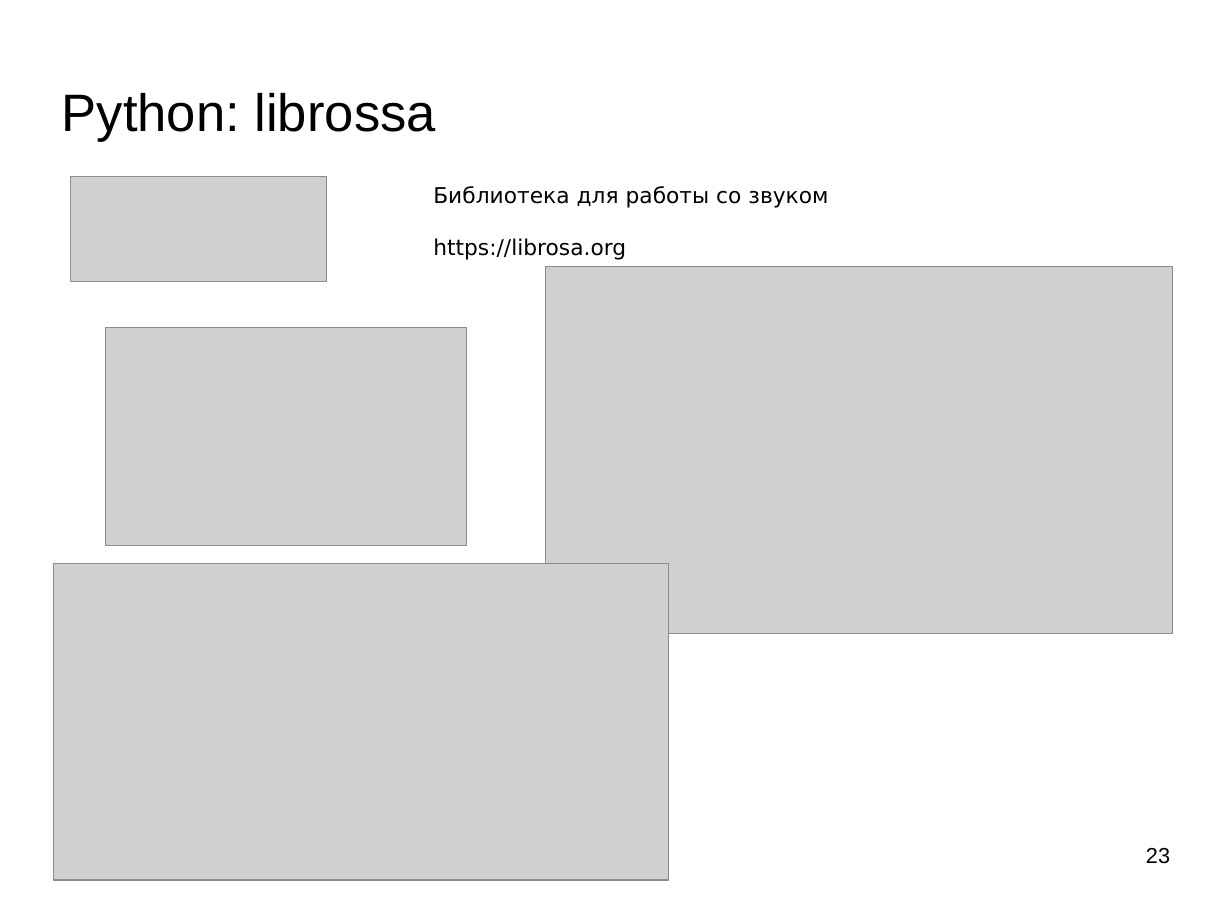
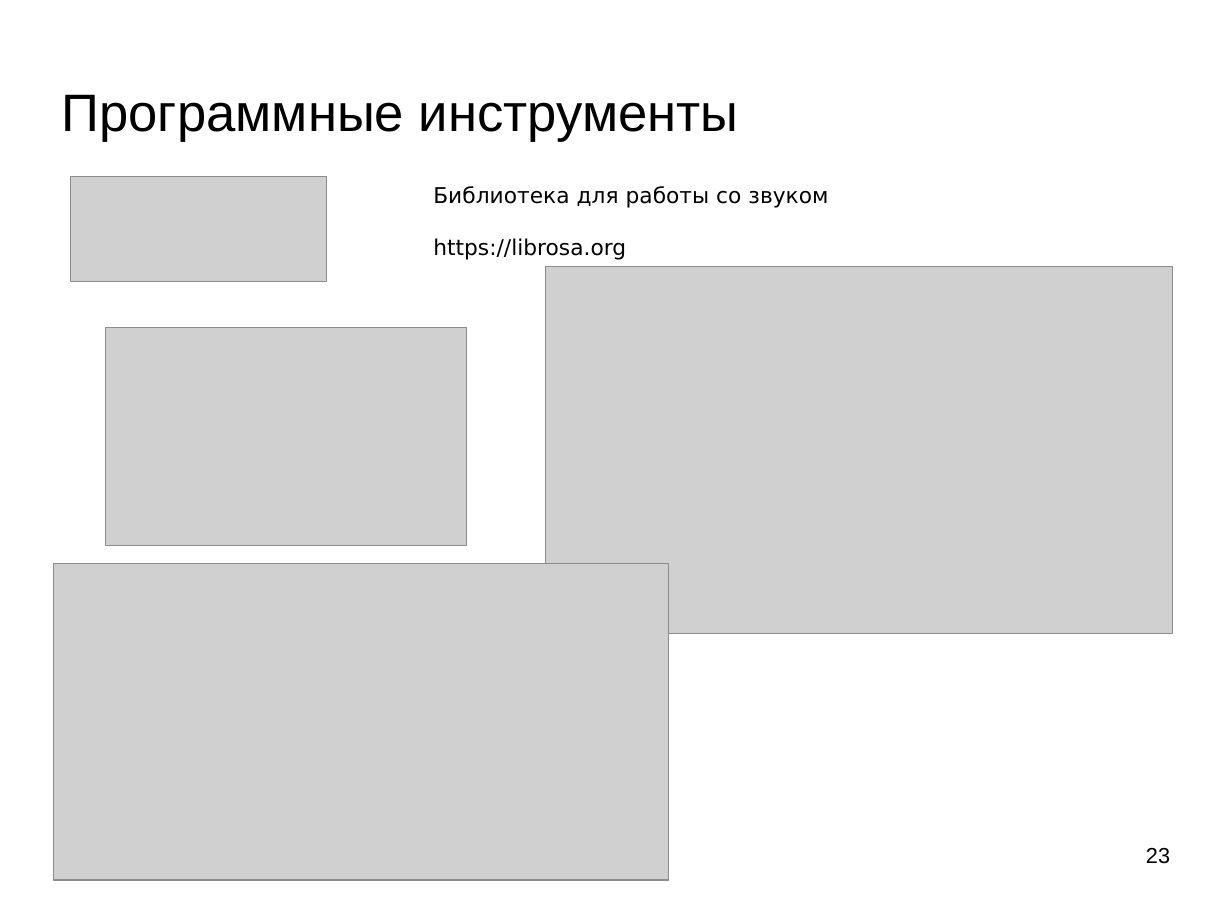
Before and after one commit to mechanoid5/ml_lectorium_2026_I, a slide deck: slide 23 of 04-eda.odp. Drawn at 1232x924 pixels with LibreOffice and Linux fonts; fonts in the diff are those of the drawing; grey boxes stand for pictures; background and template pictures are left out. Boxes give left, top, right and bottom in pixels: in the first picture for what was removed or moved away, otherwise in the second. Text is boxed around its words. In the diff, an @@ line names an element or a change of style, - is before the commit and + after.

```diff
--- a/04-eda.odp
+++ b/04-eda.odp
@@ title at (62,94,739,141): text changed @@
-Python: librossa
+Программные инструменты
```
Also in this commit, not shown: 13 other slides changed, 2 other files.
